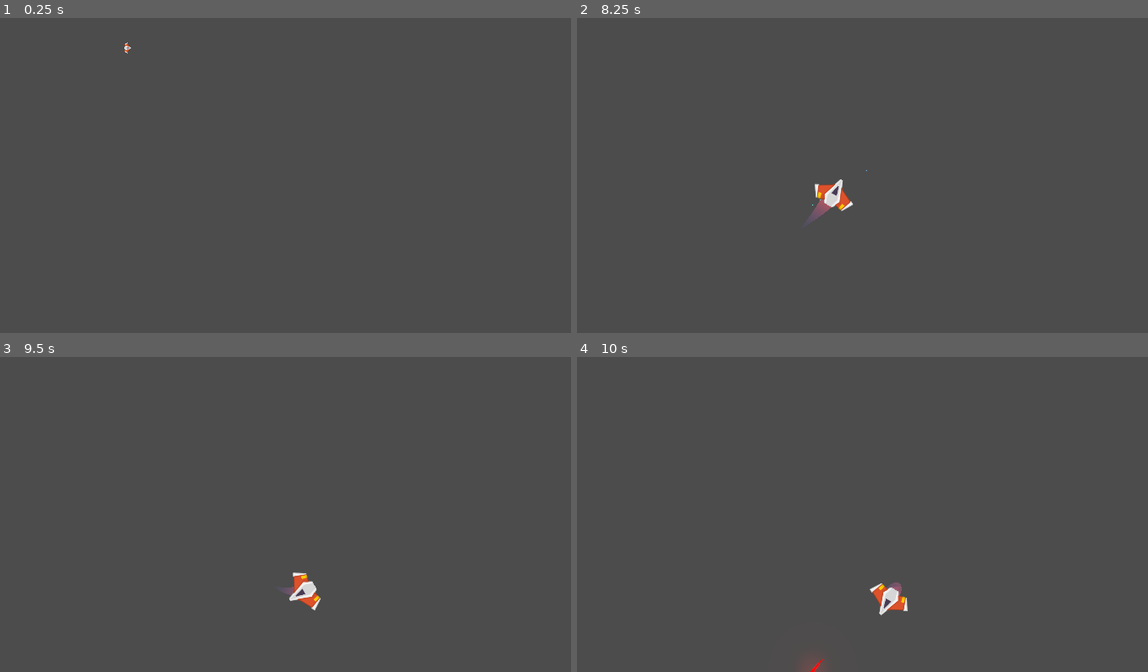
Above: before the commit, frames 1-4 (two rows, left to right).
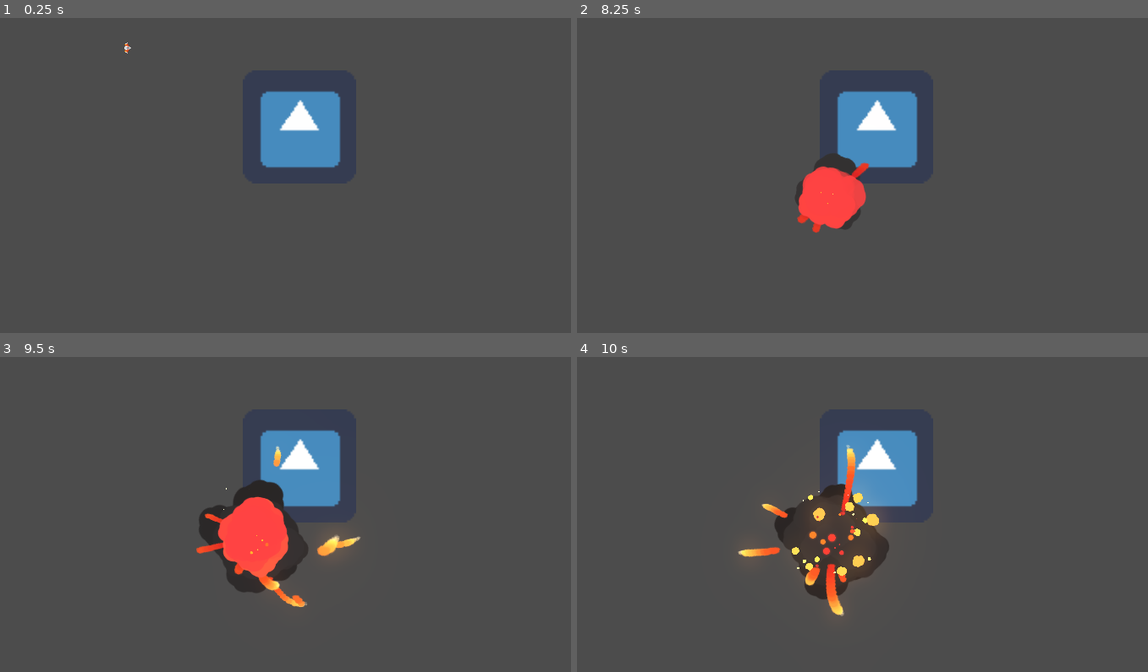
Above: after the commit, the same moments.

Repository: FernandoFranciscor333/Meteoritos_FernandoRomero
Game: Godot game, scene res://Juego/Niveles/NivelTest.tscn
Same seed, same stepped clock (60 frames per second), same inputs: the game is played once before the commit and once after it. The engine's default icon, where the game draws it, is replaced by a stand-in: a white triangle on a blue panel in a dark square.
Inputs (mouse positions are in pixels of both pictures, inside the frame that each line leads up to):
- Up to frame 1 (0.25 s): no input
- Up to frame 2 (8.25 s): move the mouse to (828, 219) at 0.52 s; hold Space (disparo_principal) 0.53-1.28 s; hold W (mover_adelante) 0.53-2.03 s; move the mouse to (1068, 200) at 1.27 s; click (1068, 200) at 1.35 s; move the mouse to (662, 87) at 2.02 s; hold A (rotar_antihorario) 2.03-2.78 s; hold S (mover_atras) 2.03-4.28 s; move the mouse to (896, 144) at 2.77 s; tap D (rotar_horario) at 2.85, 5.85 s; move the mouse to (759, 49) at 3.52 s; hold Space (disparo_principal) 3.53-4.28 s; move the mouse to (1010, 125) at 4.27 s; hold W (mover_adelante) 4.28-8.03 s; click (1010, 125) at 4.35 s; move the mouse to (731, 162) at 5.02 s; hold A (rotar_antihorario) 5.03-5.78 s; move the mouse to (931, 58) at 5.77 s; move the mouse to (828, 219) at 6.52 s; hold Space (disparo_principal) 6.53-7.28 s; move the mouse to (1068, 200) at 7.27 s; click (1068, 200) at 7.35 s; move the mouse to (662, 87) at 8.02 s; hold S (mover_atras) from 8.03 s (still down); hold A (rotar_antihorario) from 8.03 s (still down)
- Up to frame 3 (9.5 s): keep holding S (mover_atras); move the mouse to (319, 483) at 8.77 s; release A (rotar_antihorario) at 8.78 s; tap D (rotar_horario) at 8.85 s
- Up to frame 4 (10 s): move the mouse to (759, 388) at 9.52 s; release S (mover_atras) at 9.53 s; hold W (mover_adelante) from 9.53 s (still down); hold Space (disparo_principal) from 9.53 s (still down)

The runs differ from the first frame. In frame 1, 3.4% of the frame differs, in the area x 45-60%, y 23-48%; in frame 2, 5.5%; in frame 3, 8.4%, in the area x 34-64%, y 23-81%; in frame 4, 7.6%.

Commit message:
sonidos explosion (6.3)

Diff:
--- a/Meteoritos/Autoloads/Eventos.gd
+++ b/Meteoritos/Autoloads/Eventos.gd
@@ -1,3 +1,4 @@
 extends Node
 
 signal disparo(proyectil)
+signal nave_destruida(posicion, explosiones)
--- /dev/null
+++ b/Meteoritos/Juego/Enemigos/EnemigoDummy.gd
@@ -0,0 +1,7 @@
+extends Node2D
+
+
+
+func _on_body_entered(body: Node) -> void:
+	if body is Player:
+		body.destruir()
--- /dev/null
+++ b/Meteoritos/Juego/Enemigos/EnemigoDummy.tscn
@@ -0,0 +1,22 @@
+[gd_scene load_steps=4 format=2]
+
+[ext_resource path="res://icon.png" type="Texture" id=1]
+[ext_resource path="res://Juego/Enemigos/EnemigoDummy.gd" type="Script" id=2]
+
+[sub_resource type="RectangleShape2D" id=1]
+extents = Vector2( 161, 156 )
+
+[node name="EnemigoDummy" type="Node2D"]
+script = ExtResource( 2 )
+
+[node name="Sprite" type="Sprite" parent="."]
+scale = Vector2( 5, 5 )
+texture = ExtResource( 1 )
+
+[node name="Area2D" type="Area2D" parent="."]
+collision_layer = 2
+
+[node name="CollisionShape2D" type="CollisionShape2D" parent="Area2D"]
+shape = SubResource( 1 )
+
+[connection signal="body_entered" from="Area2D" to="." method="_on_body_entered"]
--- a/Meteoritos/Juego/Explosiones/Explosion.tscn
+++ b/Meteoritos/Juego/Explosiones/Explosion.tscn
@@ -1,8 +1,9 @@
-[gd_scene load_steps=23 format=2]
+[gd_scene load_steps=25 format=2]
 
 [ext_resource path="res://Juego/Explosiones/sparkle.png" type="Texture" id=1]
 [ext_resource path="res://Juego/Explosiones/explosion_gradient.tres" type="Texture" id=2]
 [ext_resource path="res://Juego/Explosiones/puff.png" type="Texture" id=3]
+[ext_resource path="res://Juego/Explosiones/explosion_sfx.ogg" type="AudioStream" id=4]
 [ext_resource path="res://Juego/Explosiones/puff_smooth.png" type="Texture" id=5]
 [ext_resource path="res://Juego/Explosiones/scraps_gradient.tres" type="Texture" id=6]
 
@@ -218,13 +219,39 @@
 "update": 1,
 "values": [ true, false ]
 }
+tracks/8/type = "value"
+tracks/8/path = NodePath("AudioStreamPlayer2D:playing")
+tracks/8/interp = 1
+tracks/8/loop_wrap = true
+tracks/8/imported = false
+tracks/8/enabled = true
+tracks/8/keys = {
+"times": PoolRealArray( 0 ),
+"transitions": PoolRealArray( 1 ),
+"update": 1,
+"values": [ true ]
+}
+
+[sub_resource type="Animation" id=18]
+length = 0.001
+tracks/0/type = "value"
+tracks/0/path = NodePath("AudioStreamPlayer2D:playing")
+tracks/0/interp = 1
+tracks/0/loop_wrap = true
+tracks/0/imported = false
+tracks/0/enabled = true
+tracks/0/keys = {
+"times": PoolRealArray( 0 ),
+"transitions": PoolRealArray( 1 ),
+"update": 0,
+"values": [ false ]
+}
 
 [node name="Explosion" type="Node2D"]
 z_index = 1
 z_as_relative = false
 
 [node name="SmokeParticles2D" type="Particles2D" parent="."]
-emitting = false
 amount = 16
 lifetime = 3.0
 preprocess = 0.6
@@ -237,15 +264,25 @@
 
 [node name="FireTrailParticles2D" type="Particles2D" parent="FireTrails"]
 modulate = Color( 1.2, 1.2, 1.2, 1 )
+amount = 50
+lifetime = 0.5
+randomness = 0.5
+local_coords = false
+process_material = SubResource( 8 )
+texture = ExtResource( 5 )
+
+[node name="FireTrailParticles2D2" type="Particles2D" parent="FireTrails"]
+modulate = Color( 1.2, 1.2, 1.2, 1 )
 emitting = false
 amount = 50
 lifetime = 0.5
 randomness = 0.5
 local_coords = false
-process_material = SubResource( 8 )
-texture = ExtResource( 5 )
-
-[node name="FireTrailParticles2D2" type="Particles2D" parent="FireTrails"]
+draw_order = 1
+process_material = SubResource( 8 )
+texture = ExtResource( 5 )
+
+[node name="FireTrailParticles2D3" type="Particles2D" parent="FireTrails"]
 modulate = Color( 1.2, 1.2, 1.2, 1 )
 emitting = false
 amount = 50
@@ -256,20 +293,8 @@
 process_material = SubResource( 8 )
 texture = ExtResource( 5 )
 
-[node name="FireTrailParticles2D3" type="Particles2D" parent="FireTrails"]
-modulate = Color( 1.2, 1.2, 1.2, 1 )
-emitting = false
-amount = 50
-lifetime = 0.5
-randomness = 0.5
-local_coords = false
-draw_order = 1
-process_material = SubResource( 8 )
-texture = ExtResource( 5 )
-
 [node name="FireTrailParticles2D4" type="Particles2D" parent="FireTrails"]
 modulate = Color( 1.2, 1.2, 1.2, 1 )
-emitting = false
 amount = 50
 lifetime = 0.5
 randomness = 0.5
@@ -280,7 +305,6 @@
 
 [node name="FireTrailParticles2D5" type="Particles2D" parent="FireTrails"]
 modulate = Color( 1.2, 1.2, 1.2, 1 )
-emitting = false
 amount = 50
 lifetime = 0.5
 randomness = 0.5
@@ -291,7 +315,6 @@
 
 [node name="FireBurstParticles2D" type="Particles2D" parent="."]
 modulate = Color( 1.2, 1.2, 1.2, 1 )
-emitting = false
 amount = 64
 lifetime = 0.5
 explosiveness = 0.3
@@ -303,7 +326,6 @@
 
 [node name="SparkleParticles2D" type="Particles2D" parent="."]
 modulate = Color( 1.2, 1.2, 1.2, 1 )
-emitting = false
 amount = 32
 explosiveness = 0.2
 randomness = 1.0
@@ -313,3 +335,8 @@
 [node name="AnimationPlayer" type="AnimationPlayer" parent="."]
 autoplay = "Explode"
 anims/Explode = SubResource( 17 )
+anims/RESET = SubResource( 18 )
+
+[node name="AudioStreamPlayer2D" type="AudioStreamPlayer2D" parent="."]
+stream = ExtResource( 4 )
+bus = "SFX"
--- a/Meteoritos/Juego/Naves/Player/Player.gd
+++ b/Meteoritos/Juego/Naves/Player/Player.gd
@@ -56,10 +56,8 @@
 
 func _process(delta: float) -> void:
 	player_input()
-	print(estado_actual)
 
 #Metodos Custom
-
 func controlador_estados(nuevo_estado:int) -> void:
 	match nuevo_estado:
 		ESTADO.SPAWN:
@@ -73,6 +71,7 @@
 		ESTADO.MUERTO:
 			colisionador.set_deferred("disabled", true)
 			canion.set_puede_disparar(true)
+			Eventos.emit_signal("nave_destruida", global_position, 3)
 			queue_free()
 		_:
 			printerr("Error de estado")
@@ -84,7 +83,6 @@
 		return false
 
 	return true
-
 
 
 func player_input() -> void:
@@ -112,6 +110,8 @@
 	if Input.is_action_just_released("disparo_principal"):
 		canion.set_esta_disparando(false)
 
+func destruir() -> void:
+	controlador_estados(ESTADO.MUERTO)
 
 ## Señales
 func _on_AnimationPlayer_animation_finished(anim_name: String) -> void:
--- a/Meteoritos/Juego/Niveles/Nivel.gd
+++ b/Meteoritos/Juego/Niveles/Nivel.gd
@@ -3,6 +3,9 @@
 
 ## Atributos Onready
 onready var contenedor_proyectiles:Node
+
+## Atributos Export
+export var explosion:PackedScene = null
 
 ## Metodos
 func _ready() -> void:
@@ -12,6 +15,7 @@
 ## Metodos Custom
 func conectar_seniales() -> void:
 	Eventos.connect("disparo",self, "_on_disparo")
+	Eventos.connect("nave_destruida", self, "_on_nave_destruida")
 
 func crear_contenedores() -> void:
 	contenedor_proyectiles = Node.new()
@@ -20,3 +24,10 @@
 
 func _on_disparo(proyectil:Proyectil) -> void:
 	add_child(proyectil)
+
+func _on_nave_destruida(posicion: Vector2, num_explosiones:int) -> void:
+	for i in range(num_explosiones):
+		var new_exposion:Node2D = explosion.instance()
+		new_exposion.global_position = posicion
+		add_child(new_exposion)
+		yield(get_tree().create_timer(0.6), "timeout")
--- a/Meteoritos/Juego/Niveles/NivelTest.tscn
+++ b/Meteoritos/Juego/Niveles/NivelTest.tscn
@@ -1,11 +1,14 @@
-[gd_scene load_steps=4 format=2]
+[gd_scene load_steps=6 format=2]
 
 [ext_resource path="res://Juego/Naves/Player/Player.tscn" type="PackedScene" id=1]
 [ext_resource path="res://Juego/Niveles/Nivel.gd" type="Script" id=2]
 [ext_resource path="res://default_env.tres" type="Environment" id=3]
+[ext_resource path="res://Juego/Explosiones/Explosion.tscn" type="PackedScene" id=4]
+[ext_resource path="res://Juego/Enemigos/EnemigoDummy.tscn" type="PackedScene" id=5]
 
 [node name="NivelTest" type="Node2D"]
 script = ExtResource( 2 )
+explosion = ExtResource( 4 )
 
 [node name="Player" parent="." instance=ExtResource( 1 )]
 position = Vector2( 509, 270 )
@@ -14,3 +17,6 @@
 
 [node name="WorldEnvironment" type="WorldEnvironment" parent="."]
 environment = ExtResource( 3 )
+
+[node name="EnemigoDummy" parent="." instance=ExtResource( 5 )]
+position = Vector2( 996, 494 )
Not shown, added: Meteoritos/Juego/Explosiones/explosion_sfx.ogg.import
Not shown, added: Meteoritos/Juego/Explosiones/explosion_sfx.ogg
